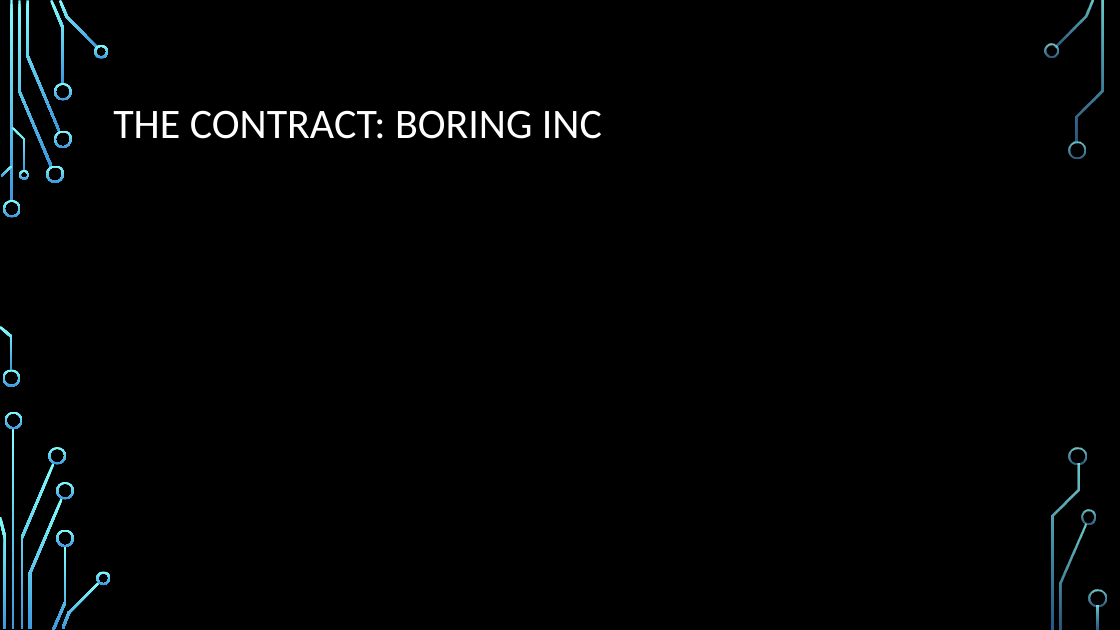
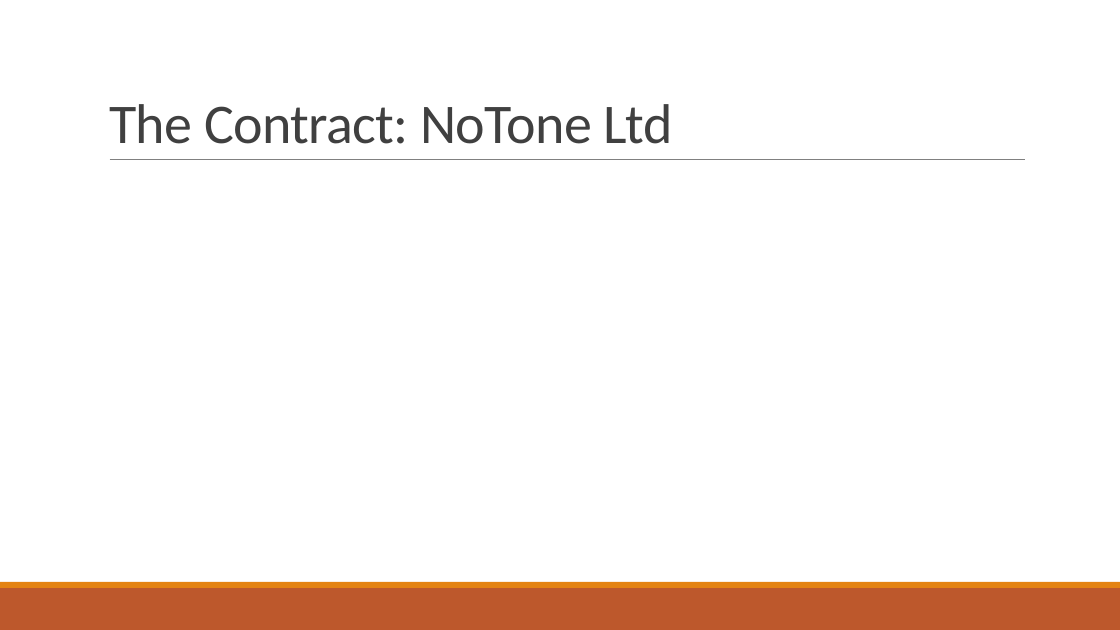
Before and after one commit to stoiveyp/DDDWales2018, a slide deck: slide 6 of Presentation/VoiceAndMore.pptx (slide 5 before the commit). Drawn at 1120x630 pixels with LibreOffice and Linux fonts; fonts in the diff are those of the drawing; background and template pictures are left out. Boxes give left, top, right and bottom in pixels: in the first picture for what was removed or moved away, otherwise in the second. Text is boxed around its words. In the diff, an @@ line names an element or a change of style, - is before the commit and + after.

```diff
--- a/Presentation/VoiceAndMore.pptx
+++ b/Presentation/VoiceAndMore.pptx
@@ background picture (left out) to #FFFFFF @@
@@ title "The Contract: NoTone Ltd" at box(109, 104, 673, 144): vertical alignment middle to bottom @@
@@ title at box(109, 104, 673, 144): text changed; size 36 to 48 pt; text colour #FFFFFF to #404040 @@
-THE CONTRACT: BORING INC
+The Contract: NoTone Ltd
@@ line added from (110, 160) to (1026, 160), #808080 0.5 pt @@
@@ rectangle added at box(0, 588, 1120, 630), fill #BD582C @@
@@ rectangle added at box(0, 582, 1120, 588), fill #E48312 @@
@@ group removed at box(0, 0, 1107, 630): 33 freeform shapes, 3 rectangles @@
```
Also in this commit, not shown: 8 other slides changed, 4 slides added, 3 slides removed.
